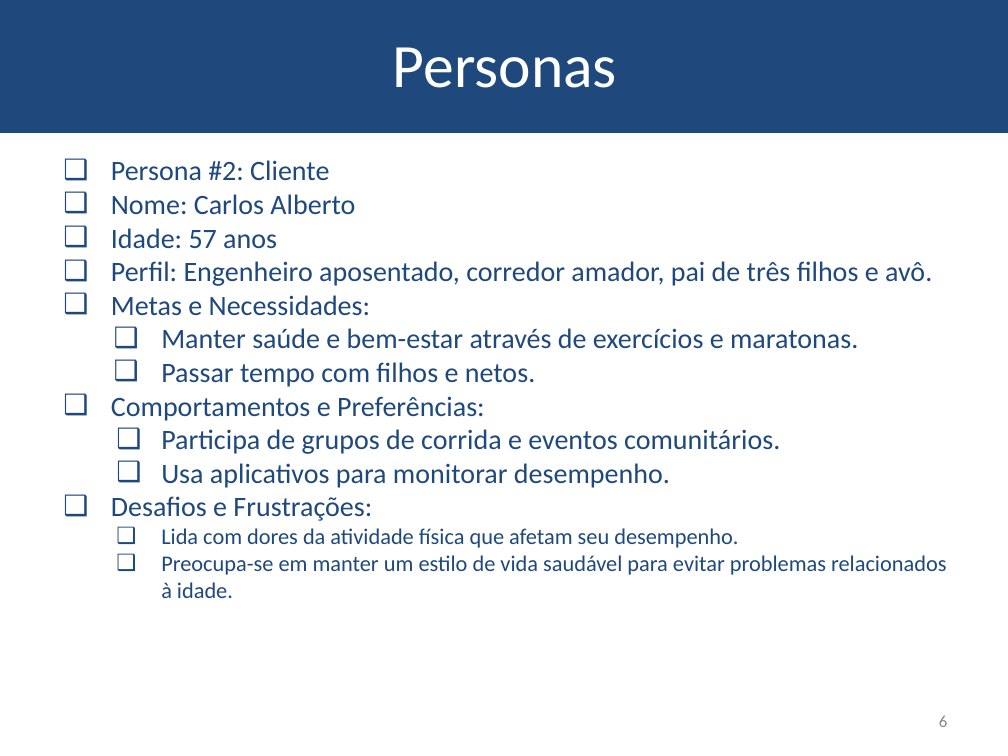
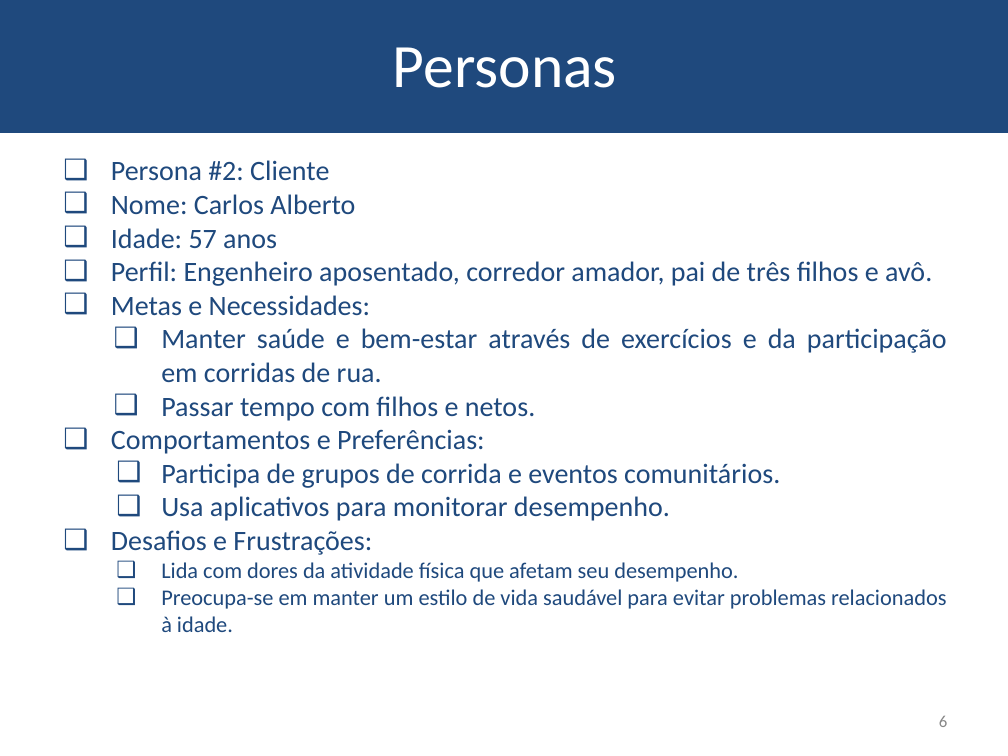
Before and after one commit to bgbaine/ads, a slide deck: slide 6 of esi/aula12/atividades/Modelo de apresentação.pptx. Drawn at 1008x756 pixels with LibreOffice and Linux fonts; fonts in the diff are those of the drawing; background and template pictures are left out. Boxes give left, top, right and bottom in pixels: in the first picture for what was removed or moved away, otherwise in the second. Text is boxed around its words. In the diff, an @@ line names an element or a change of style, - is before the commit and + after.

```diff
--- a/esi/aula12/atividades/Modelo de apresentação.pptx
+++ b/esi/aula12/atividades/Modelo de apresentação.pptx
@@ text at [161,328,947,383]: text changed @@
-  ❑ Manter saúde e bem-estar através de exercícios e maratonas.
+  ❑ Manter saúde e bem-estar através de exercícios e da participação em corridas de rua.
```
Also in this commit, not shown: 4 other slides changed, 1 slide removed, 54 other files.
